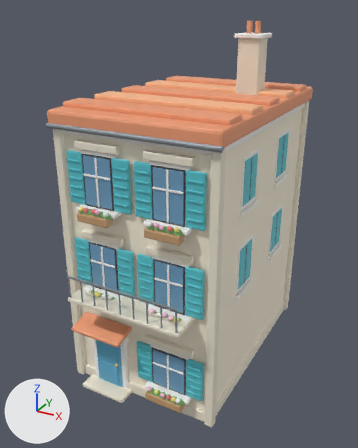
Two versions of the FBX model unity/Assets/Resources/Bayview/terrace_a.fbx, one commit apart.
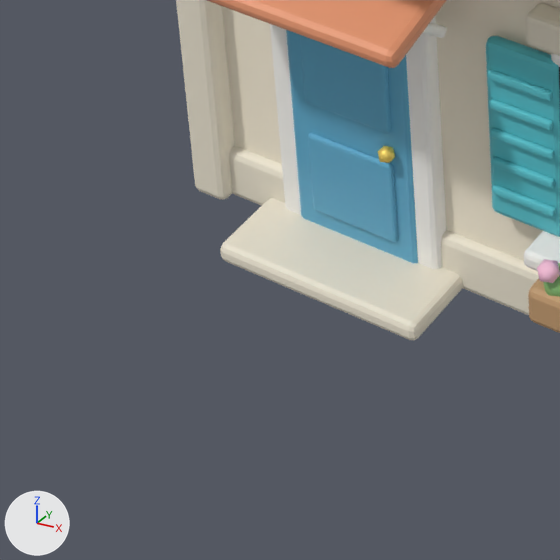
Each version is shown whole from a 50 mm camera at (7.94, -15.68, 12.97) aimed at (-0.32, -0.65, 5.46), then close up on the part from 11% to 42% of the width and 75% to 100% of the height. Every picture has the same lights, and +X, +Y and +Z are marked at lower left. The first two pictures are the older version. Objects named as collision shapes, trigger or cutter boxes, shadow casters or lower levels of detail are left out. Where no turn or scale is listed for an object, it has been applied to the vertices.

Before the edit, the objects in view are built like this:
```python
me_cube = bpy.data.meshes.new('Cube')
me_cube.from_pydata(...)  # 10920 vertices, 10876 faces; spans x -2.95..2.95, y -5.1..4.7, z -4.84..7.72
me_cube.materials.append(mat_tint_wall)  # pale yellow #fcf2dd
me_cube.materials.append(mat_stone)  # pale yellow #efe7d4
me_cube.materials.append(mat_whitetrim)  # white #fcfaf6
me_cube.materials.append(mat_rooftile)  # orange #ef9e76
me_cube.materials.append(mat_rooftilelight)  # beige #f9b88b
me_cube.materials.append(mat_metal)  # grey #959ba2
me_cube.materials.append(mat_tint_door)  # blue #61adce
me_cube.materials.append(mat_gold)  # yellow #fddf6f
me_cube.materials.append(mat_black)  # dark grey #3f3f45
me_cube.materials.append(mat_glass)  # blue #6f9ebf
me_cube.materials.append(mat_tint_shutter)  # cyan #59c4ce
me_cube.materials.append(mat_wood)  # brown #c59e73
me_cube.materials.append(mat_leaf)  # green #84b873
me_cube.materials.append(mat_flowerpink)  # pink #ffc5df
me_cube.materials.append(mat_floweryellow)  # yellow #ffec81
me_cube.materials.append(mat_flowerred)  # red #f97c86
me_cube.materials.append(mat_flowerwhite)  # white #fffffc
ob_visual = bpy.data.objects.new('Visual', me_cube)
ob_visual.location = (0.0, 0.0, 4.8)
```
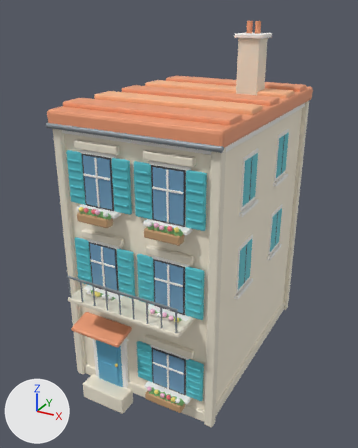
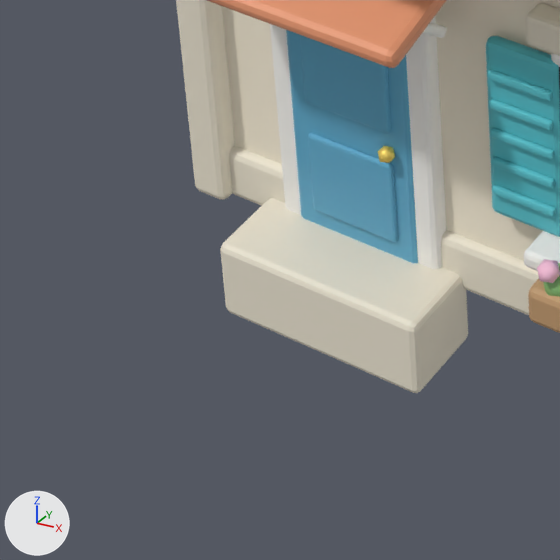
Location of each change, [x1, y1, x2, y2] in pixels of the close-ups (560 x 560 px; the box of a moved part takes in the faces that stretch with it):
'Visual', reshaped
    before: [176, 0, 560, 340]
    after: [176, 0, 560, 393]
part 1 of me_cube, moved or reshaped
    before: [220, 250, 463, 340]
    after: [220, 250, 468, 393]

The change, as a diff of the scene's bpy script:
```diff
--- a/unity/Assets/Resources/Bayview/terrace_a.fbx.py
+++ b/unity/Assets/Resources/Bayview/terrace_a.fbx.py
@@ me_cube @@
 # used by ob_visual; location = (0.0, 0.0, 4.8)
-me_cube.from_pydata(...)  # 10920 vertices, 10876 faces; spans x -2.95..2.95, y -5.1..4.7, z -4.84..7.72
+me_cube.from_pydata(...)  # 10864 vertices, 10822 faces; spans x -2.95..2.95, y -5.1..4.4, z -5.3..7.72
+# me_cube part 1
+# 28 vertices in x -2.2..-0.4, y -4.7..-4.0, z -4.8..-4.75 move by (0.0, 0.0, -0.5)
+# other edits to the shape of me_cube do not show in these pictures
 me_cube.materials.append(mat_tint_wall)
```
